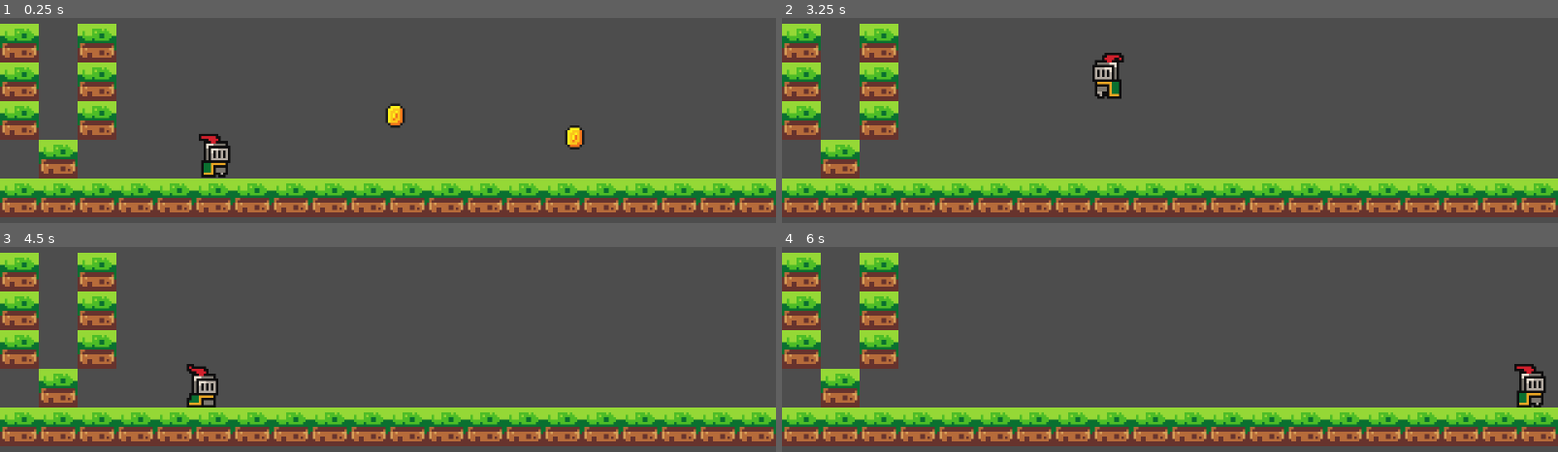
Above: before the commit, frames 1-4 (two rows, left to right).
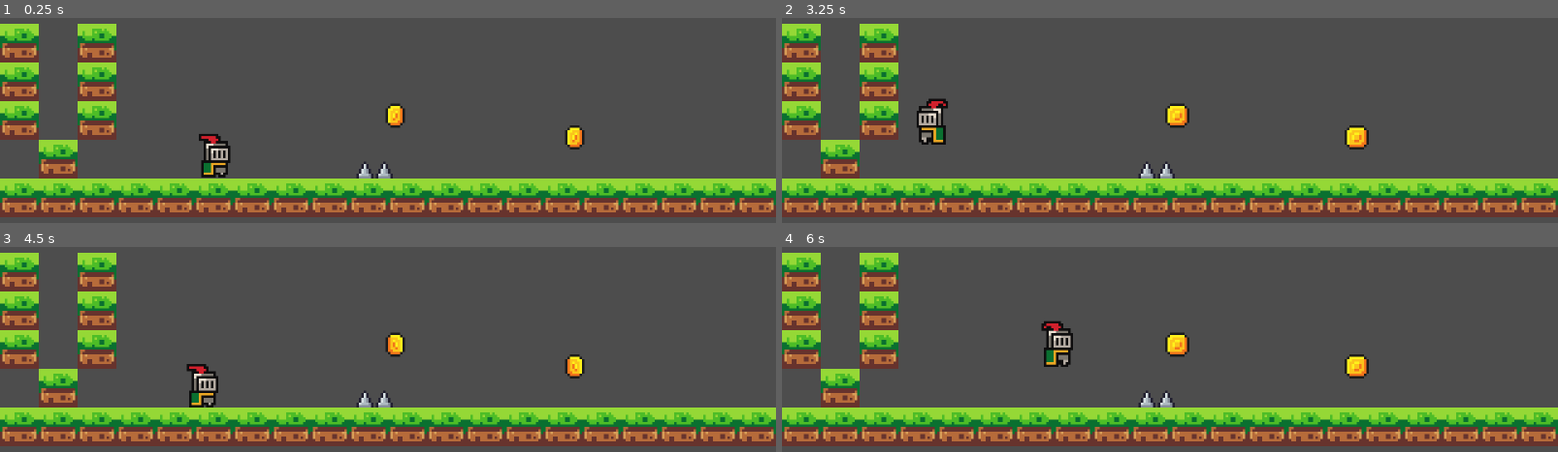
Above: after the commit, the same moments.

Repository: Parth-Agrawal2412/knight_on_the_platform_Source_code
Game: Godot game, scene res://Scenes/game.tscn
The game is run twice, just before and just after one commit, with the same random seed, the same clock (stepped at 60 frames per second) and the same inputs.
Inputs:
- Up to frame 1 (0.25 s): no input
- Up to frame 2 (3.25 s): hold Right (Right) 0.53-2.03 s; tap Space (Jump) at 0.77, 1.52, 3.02 s; hold Left (Left) from 2.03 s (still down)
- Up to frame 3 (4.5 s): tap Space (Jump) at 3.77 s; release Left (Left) at 4.28 s; hold Right (Right) from 4.28 s (still down)
- Up to frame 4 (6 s): keep holding Right (Right); tap Space (Jump) at 4.52 s

The runs differ from the first frame. In frame 1, 0.2% of the frame differs, in the area x 46-51%, y 70-79%; in frame 2, 2.3%, in the area x 17-76%, y 16-79%; in frame 3, 1.1%; in frame 4, 2.2%.

Commit message:
Create Spike

Diff:
--- a/Scenes/game.tscn
+++ b/Scenes/game.tscn
@@ -3,6 +3,7 @@
 [ext_resource type="PackedScene" uid="uid://cv86xodnqw4s" path="res://Scenes/player.tscn" id="1_ebmjs"]
 [ext_resource type="PackedScene" uid="uid://cb45ghnouxapq" path="res://Scenes/worls_tileset.tscn" id="2_qxrlw"]
 [ext_resource type="Texture2D" uid="uid://bprhysvr4ubmt" path="res://Assets/world_tileset_nature_ice_other.png" id="4_3dryh"]
+[ext_resource type="PackedScene" uid="uid://co21hx3pswk6l" path="res://Scenes/spikes.tscn" id="5_i6g32"]
 [ext_resource type="PackedScene" uid="uid://b116al2ohfr6d" path="res://Scenes/coin.tscn" id="5_wowpa"]
 
 [sub_resource type="TileSetAtlasSource" id="TileSetAtlasSource_bxopa"]
@@ -86,3 +87,6 @@
 
 [node name="Coin2" parent="." unique_id=2034867237 instance=ExtResource("5_wowpa")]
 position = Vector2(163, 86)
+
+[node name="Spikes" parent="." unique_id=465270913 instance=ExtResource("5_i6g32")]
+position = Vector2(155, 112)
--- /dev/null
+++ b/Scenes/spikes.tscn
@@ -0,0 +1,16 @@
+[gd_scene format=3 uid="uid://co21hx3pswk6l"]
+
+[ext_resource type="Script" uid="uid://iii6tmxdq8fn" path="res://Scripts/spikes.gd" id="1_gwqs2"]
+[ext_resource type="Texture2D" uid="uid://nlyelvpx0a8y" path="res://Assets/Idle.png" id="2_0qgod"]
+
+[node name="Spikes" type="Area2D" unique_id=465270913]
+script = ExtResource("1_gwqs2")
+
+[node name="CollisionPolygon2D" type="CollisionPolygon2D" parent="." unique_id=797254364]
+polygon = PackedVector2Array(-5, -7, -9, 0, 8, 0, 4, -7)
+
+[node name="Sprite2D" type="Sprite2D" parent="." unique_id=1795493268]
+position = Vector2(0, -8)
+texture = ExtResource("2_0qgod")
+
+[connection signal="body_entered" from="." to="." method="_on_body_entered"]
--- a/Scripts/player.gd
+++ b/Scripts/player.gd
@@ -25,3 +25,7 @@
 		velocity.x = 0
 
 	move_and_slide()
+
+func die():
+	queue_free()
+	get_tree().reload_current_scene()
--- /dev/null
+++ b/Scripts/spikes.gd
@@ -0,0 +1,8 @@
+extends Area2D
+
+
+
+
+func _on_body_entered(body: Node2D) -> void:
+	if body is Player:
+		body.die()
Binary file added: Assets/Idle.png
Not shown, added: Assets/Idle.png.import
Not shown, added: Scripts/spikes.gd.uid
